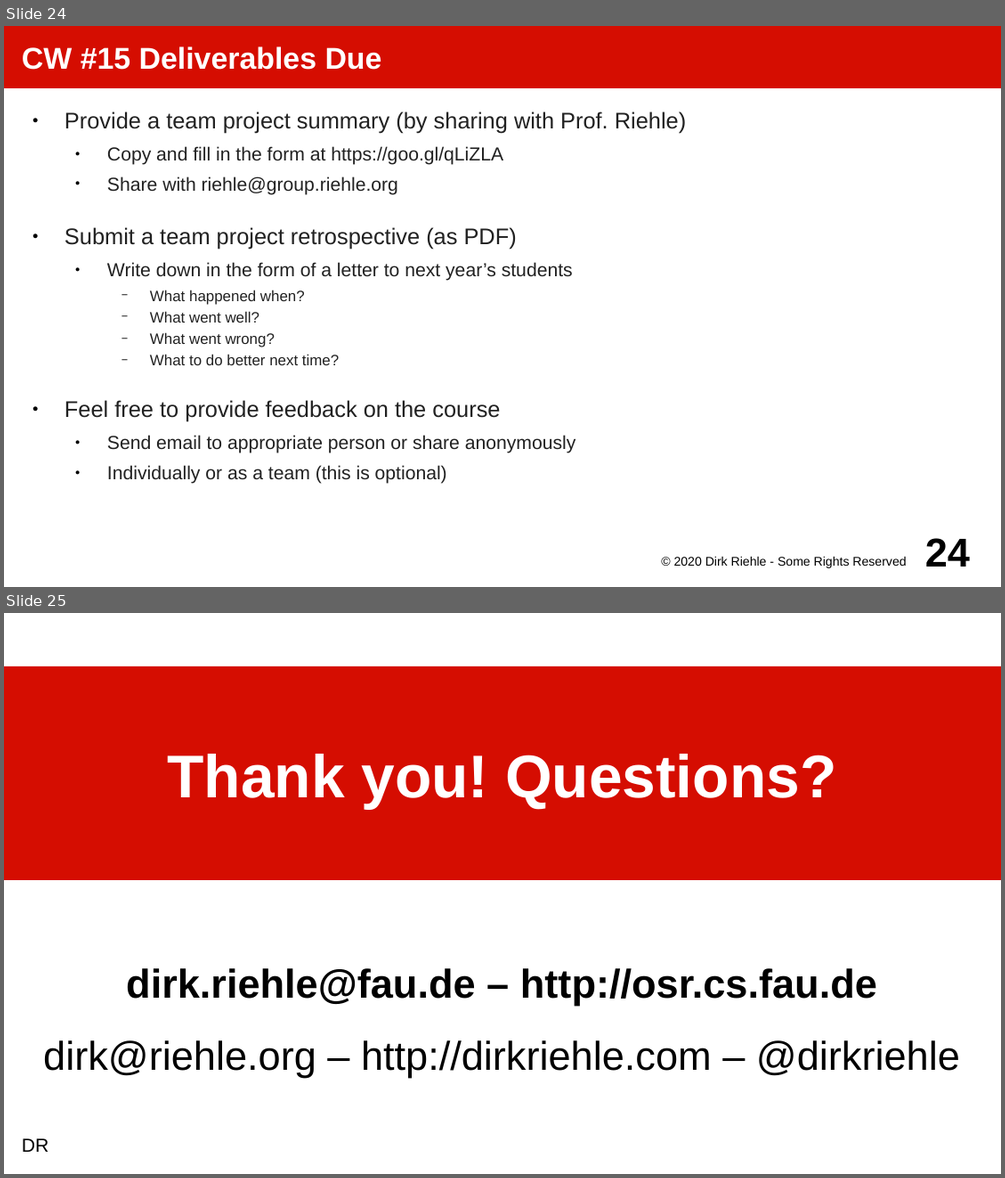
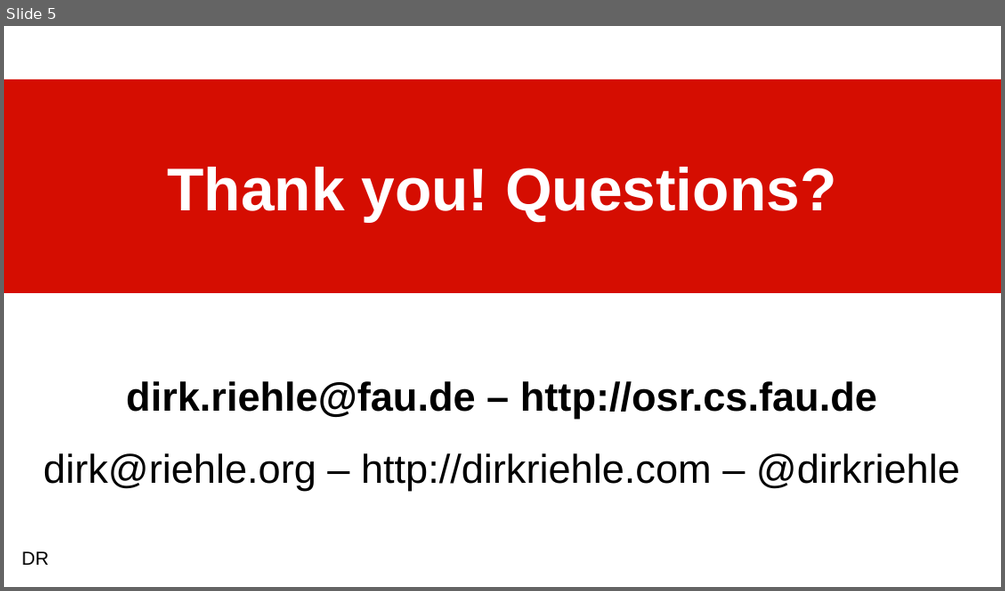
Before and after one commit to dirkriehle/amos-course, a slide deck: Lecture slides/AMOS A02 - Course Homework.odp. Shown one above the other, each under a label of ours: slides 24 and 25 before the commit, slide 5 after it. The pictures are 1005x1178 and 1005x591 pixels, drawn with LibreOffice and Linux fonts; fonts in the diff are those of the drawing. Boxes give left, top, right and bottom in pixels: in the first picture for what was removed or moved away, otherwise in the second. Text is boxed around its words. In the diff, an @@ line names an element or a change of style, - is before the commit and + after.

Commit message:
Switched deliverables to online docs

```diff
--- a/Lecture slides/AMOS A02 - Course Homework.odp
+++ b/Lecture slides/AMOS A02 - Course Homework.odp
@@ slide 24 removed at <box>4,26,1001,587</box>, background #FFFFFF @@
@@ title removed at <box>4,26,1001,88</box> @@
-CW #15 Deliverables Due
@@ text removed at <box>65,111,686,483</box> @@
-● Provide a team project summary (by sharing with Prof. Riehle)
-  ● Copy and fill in the form at https://goo.gl/qLiZLA
-  ● Share with riehle@group.riehle.org
-● Submit a team project retrospective (as PDF)
-  ● Write down in the form of a letter to next year’s students
-    − What happened when?
-    − What went well?
-    − What went wrong?
-    − What to do better next time?
-● Feel free to provide feedback on the course
-  ● Send email to appropriate person or share anonymously
-  ● Individually or as a team (this is optional)
@@ text removed at <box>674,556,906,568</box> @@
-© 2020 Dirk Riehle - Some Rights Reserved
@@ page number removed at <box>925,538,970,566</box> @@
-24
@@ what was slide 25 is now slide 5 @@
```
Also in this commit, not shown: 2 slides changed, 19 other slides removed, 33 other files.
